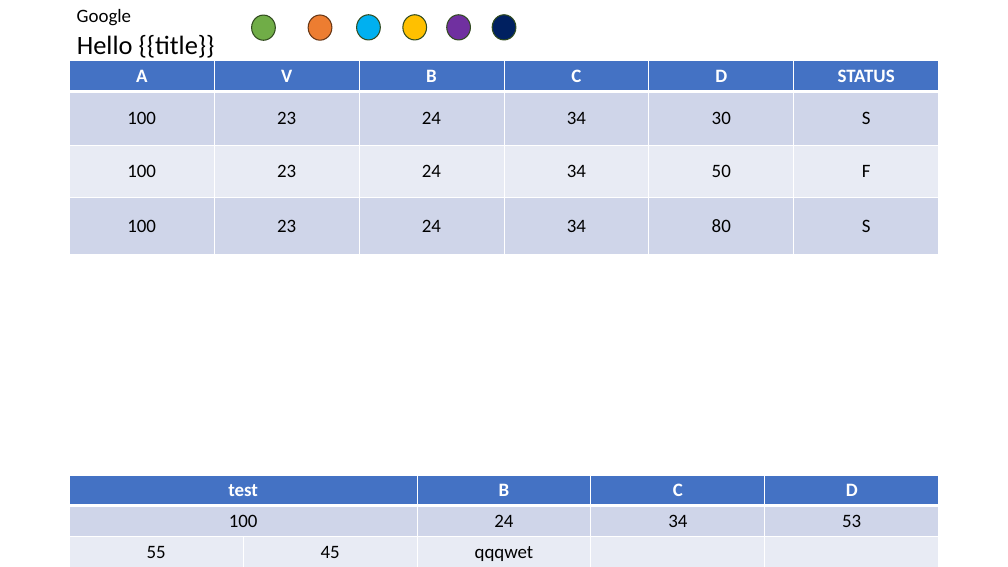
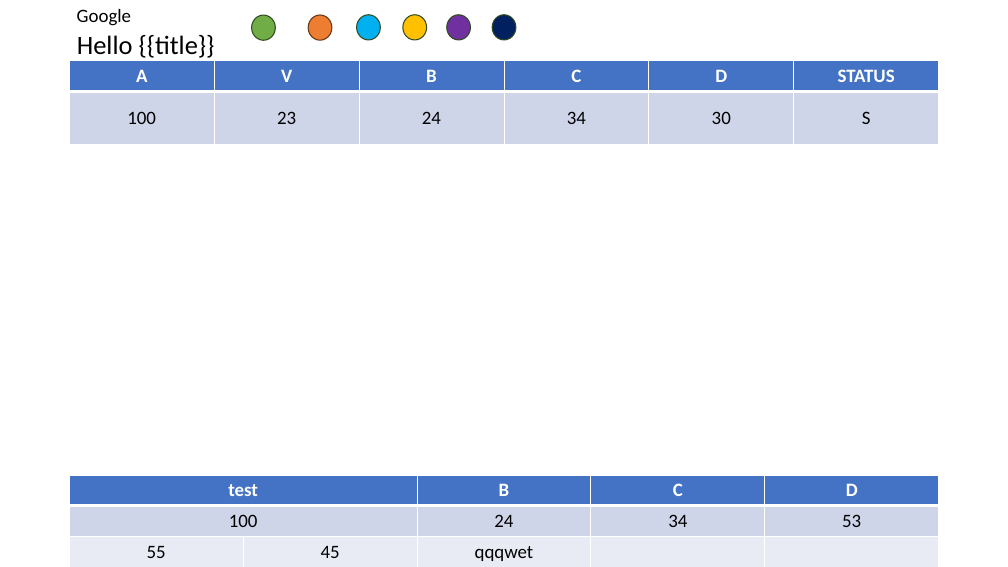
Before and after one commit to jsuyog2/node-pptx-templater, a slide deck: slide 3 of templates/sample.pptx. Drawn at 1008x567 pixels with LibreOffice and Linux fonts; fonts in the diff are those of the drawing. Boxes give left, top, right and bottom in pixels: in the first picture for what was removed or moved away, otherwise in the second. Text is boxed around its words. In the diff, an @@ line names an element or a change of style, - is before the commit and + after.

```diff
--- a/templates/sample.pptx
+++ b/templates/sample.pptx
@@ table at (x1=70, y1=60, x2=941, y2=144) @@
-row 3: 100 | 23 | 24 | 34 | 50 | F
-row 4: 100 | 23 | 24 | 34 | 80 | S
```
Also in this commit, not shown: 35 other files.
